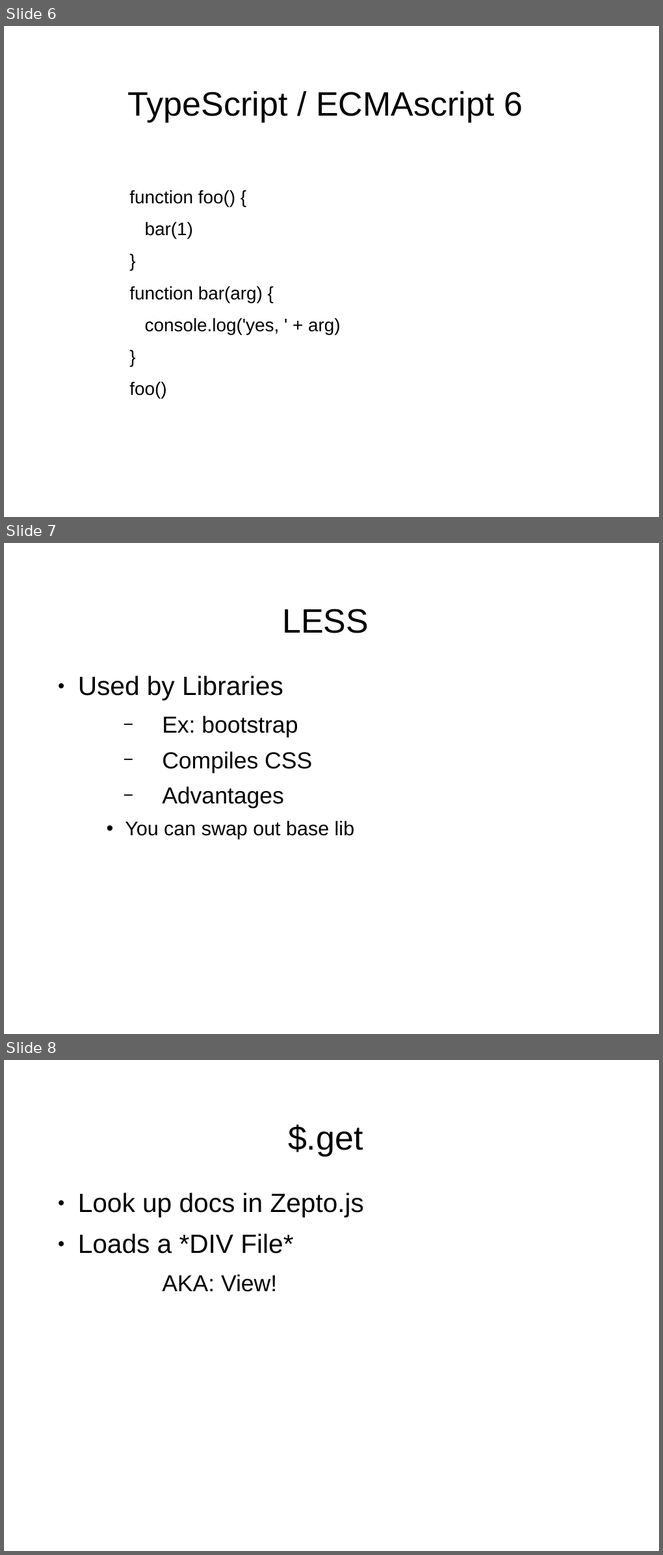
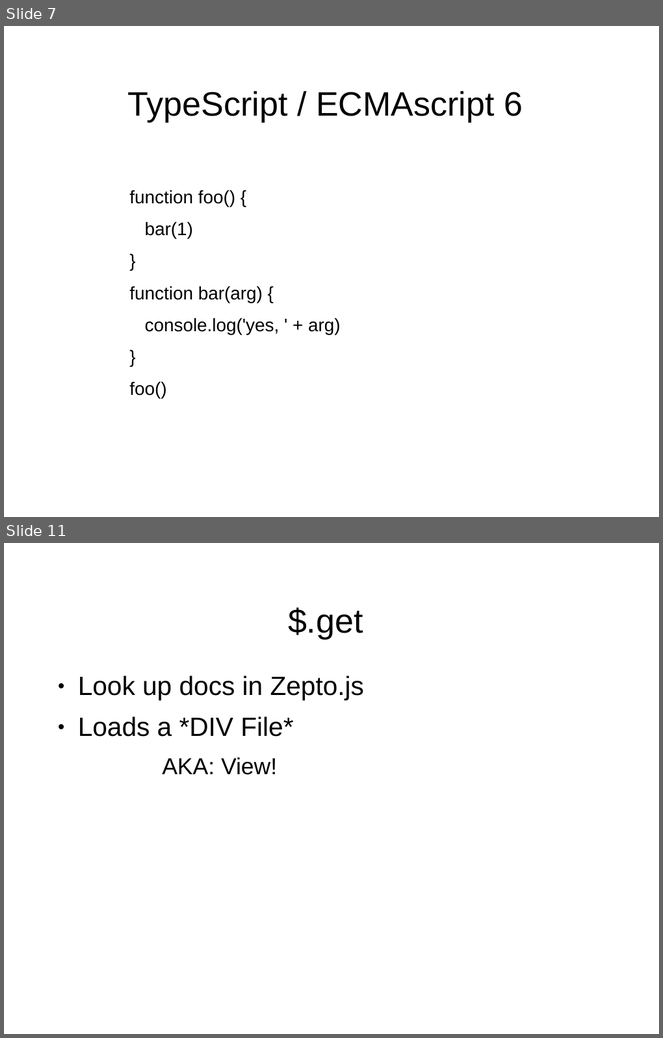
Before and after one commit to shawea/blueGrass, a slide deck: trainTheTrainer/short.odp. Shown one above the other, each under a label of ours: slides 6, 7 and 8 before the commit, slides 7 and 11 after it; the slides between them are not shown. The pictures are 663x1555 and 663x1038 pixels, drawn with LibreOffice and Linux fonts; fonts in the diff are those of the drawing; background and template pictures are left out. Boxes give left, top, right and bottom in pixels: in the first picture for what was removed or moved away, otherwise in the second. Text is boxed around its words. In the diff, an @@ line names an element or a change of style, - is before the commit and + after.

```diff
--- a/trainTheTrainer/short.odp
+++ b/trainTheTrainer/short.odp
@@ slide 7 removed at [4,543,659,1034], background picture (left out) @@
@@ title removed at [282,609,369,633] @@
-LESS
@@ text removed at [78,676,354,839] @@
-● Used by Libraries
-  − Ex: bootstrap
-  − Compiles CSS
-  − Advantages
-    • You can swap out base lib
@@ what was slide 6 is now slide 7 @@
@@ what was slide 8 is now slide 11 @@
```
Also in this commit, not shown: 13 slides added, 9 other slides removed, 2 other files.
